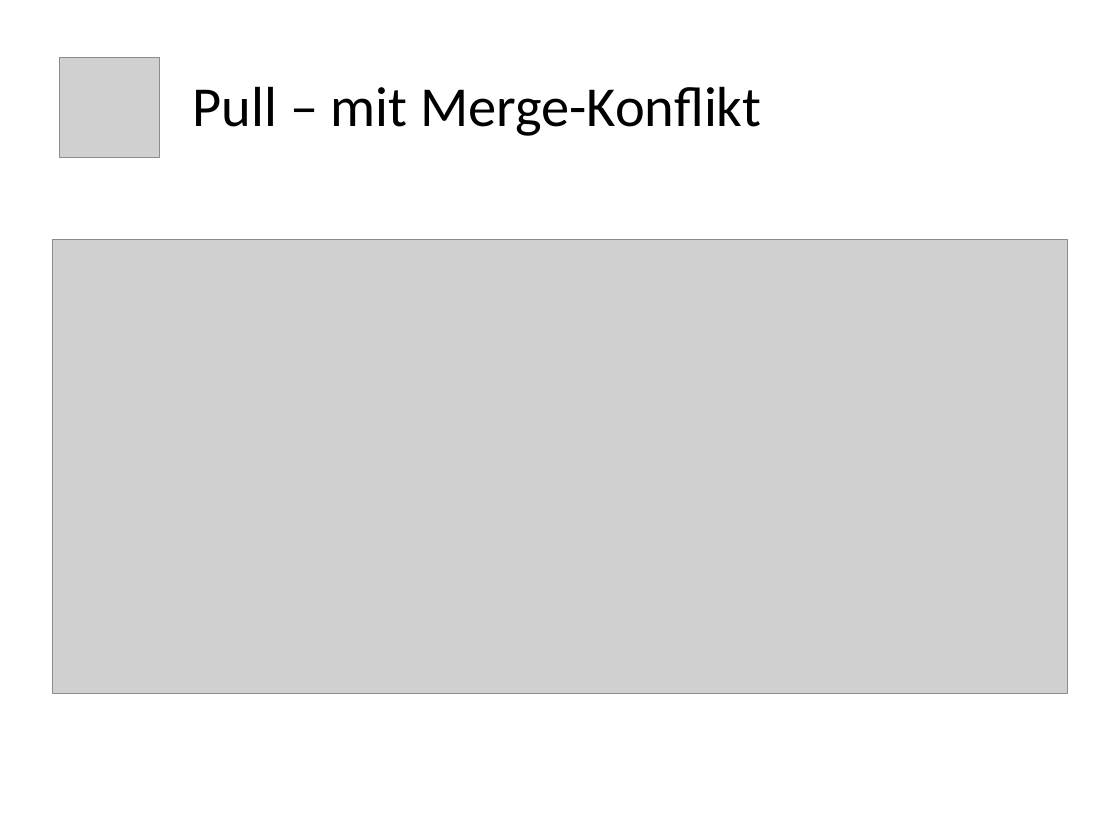
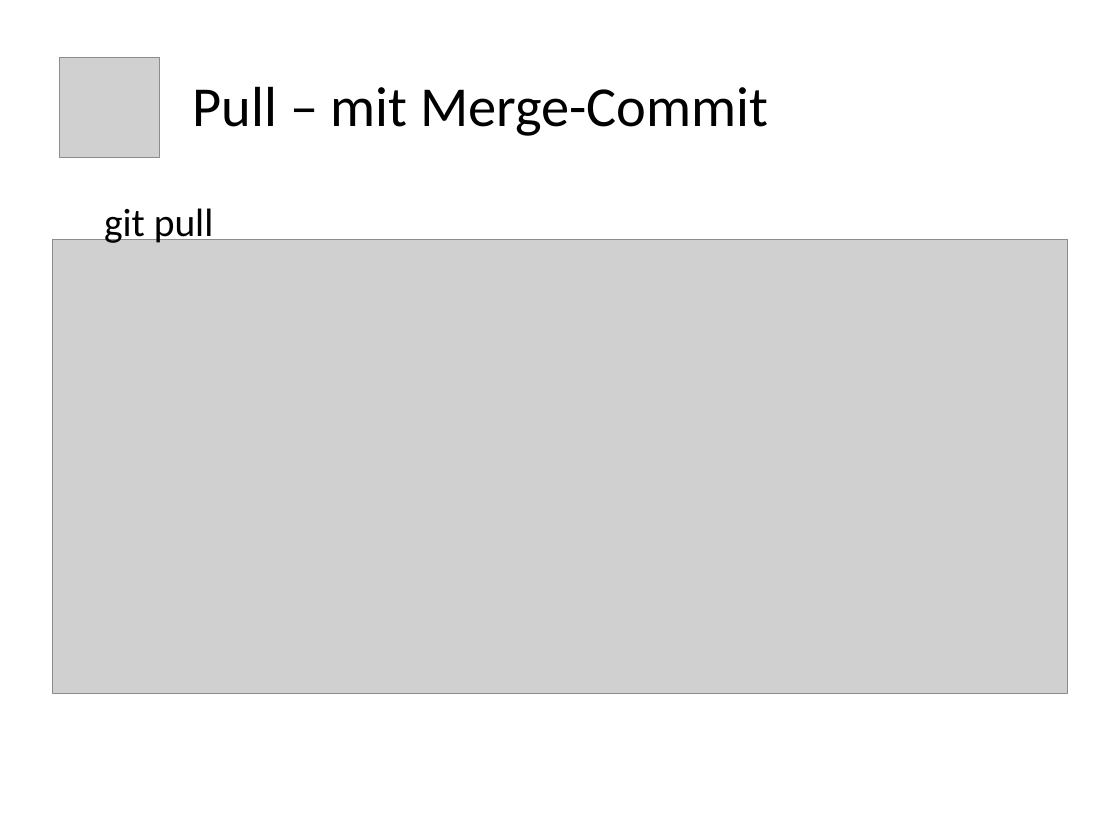
Before and after one commit to ukconet/testrepoB, a slide deck: slide 20 of git.odp (slide 17 before the commit). Drawn at 1120x840 pixels with LibreOffice and Linux fonts; fonts in the diff are those of the drawing; grey boxes stand for pictures. Boxes give left, top, right and bottom in pixels: in the first picture for what was removed or moved away, otherwise in the second. Text is boxed around its words. In the diff, an @@ line names an element or a change of style, - is before the commit and + after.

```diff
--- a/git.odp
+++ b/git.odp
@@ title at box(193, 86, 768, 136): text changed @@
-Pull – mit Merge-Konflikt
+Pull – mit Merge-Commit
@@ text added at box(104, 208, 214, 245), 28 pt, text #000000 @@
+git pull
```
Also in this commit, not shown: 6 other slides changed, 8 slides added, 3 slides removed, 59 other files.
